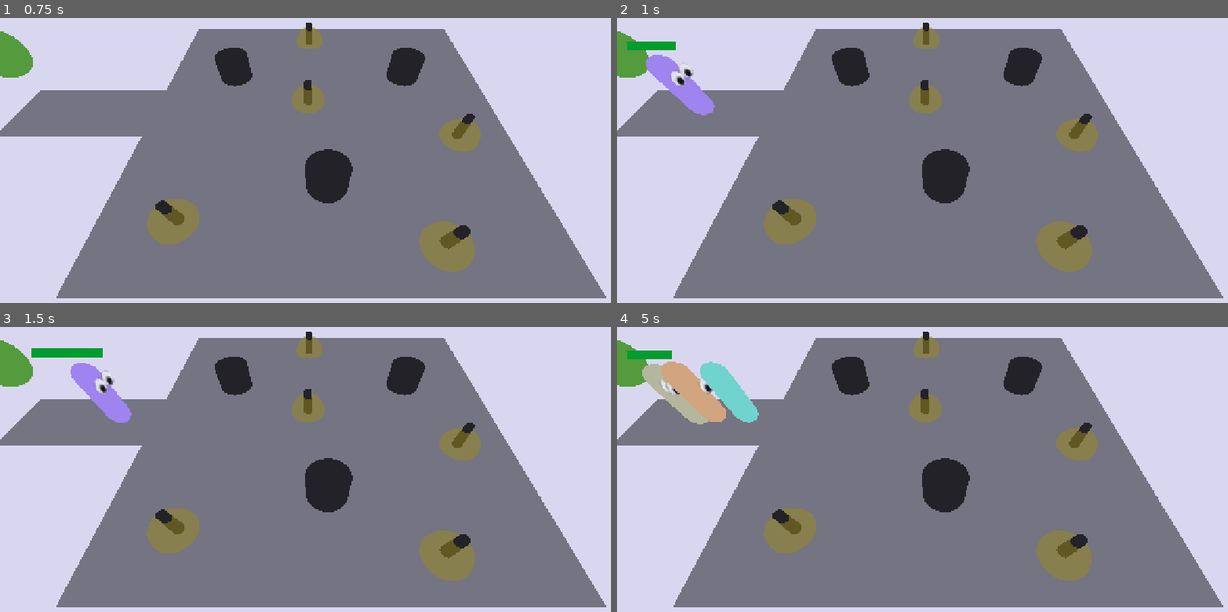
Above: before the commit, frames 1-4 (two rows, left to right).
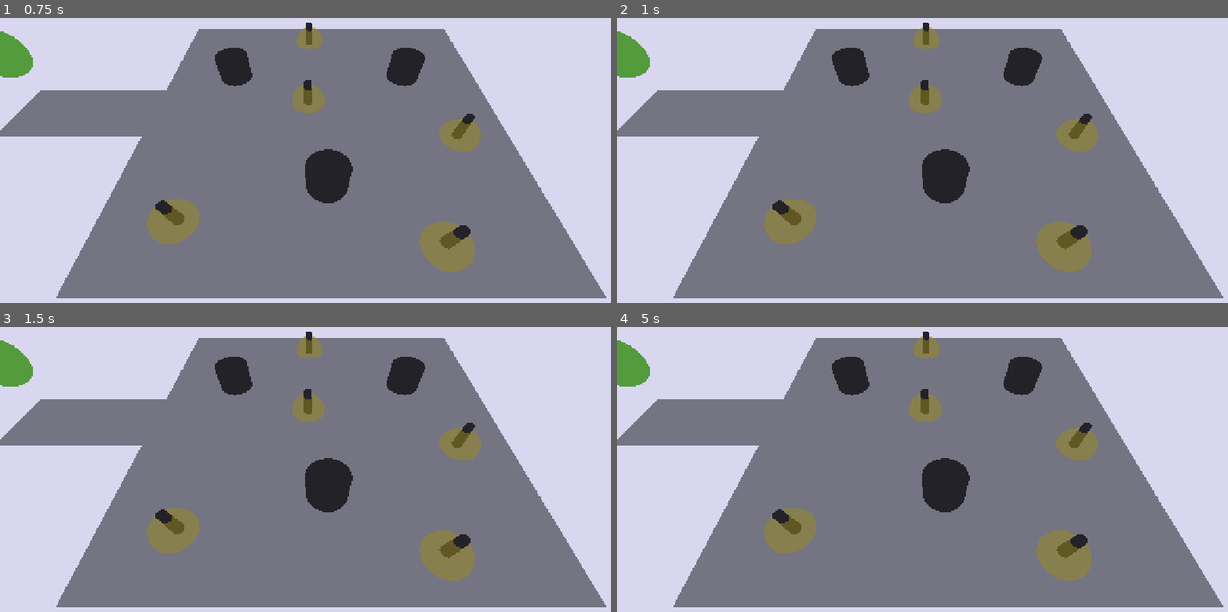
Above: after the commit, the same moments.

Repository: IkutiDev/furniture-hunter
Game: Godot game, scene res://non_persons/test_shop.tscn
Two runs of this game, one before a commit and one after it. Both use one fixed random seed, a clock stepped at 60 frames per second and the inputs below. This scene is started directly instead of the project's main scene.
Inputs (mouse positions are in pixels of both pictures, inside the frame that each line leads up to):
- Up to frame 1 (0.75 s): tap Enter at 0.5 s; move the mouse to (452, 171) at 0.52 s; press the mouse at (452, 171) at 0.53 s
- Up to frame 2 (1 s): no input
- Up to frame 3 (1.5 s): move the mouse to (189, 515) at 1.27 s; release the mouse at (189, 515) at 1.28 s; tap R (rotate) at 1.35 s; click (189, 515) at 1.42 s
- Up to frame 4 (5 s): move the mouse to (995, 421) at 2.02 s; press the mouse at (995, 421) at 2.03 s; move the mouse to (898, 569) at 2.77 s; release the mouse at (898, 569) at 2.78 s; tap R (rotate) at 2.85, 4.35 s; click (898, 569) at 2.92 s; move the mouse to (1118, 552) at 3.52 s; press the mouse at (1118, 552) at 3.53 s; move the mouse to (745, 443) at 4.27 s; release the mouse at (745, 443) at 4.28 s; click (745, 443) at 4.42 s

Frame 1 is identical in both runs. In frame 2, 1.2% of the frame differs, in the area x 1-17%, y 8-35%; in frame 3, 1.3%; in frame 4, 2.8%, in the area x 1-24%, y 8-35%.
Error before the commit: Invalid assignment of property or key 'points_of_interest' with value of type 'PackedVector3Array' on a base object of type 'Node3D (spawner.gd)'. (res://non_p…

Commit message:
addapting customer NPC to new buy framework

Diff:
--- a/non_persons/spawner.gd
+++ b/non_persons/spawner.gd
@@ -9,7 +9,7 @@
 
 @export var max_customer_count = 5
 
-var furniture_set_to_be_sold : Array[FurnitureInstance]
+@export var furniture_set_to_be_sold : Array[Node3D]
 var _customer_count = 0
 
 var is_day = false
@@ -57,10 +57,13 @@
 
 func de_spawn_customer(customer : Node3D) -> void:
 	_customer_count -= 1
+	customer.queue_free()
+	if is_instance_valid(customer):
+		await customer.tree_exited
 	if _customer_count == 0:
 		assert(_customer_count == get_tree().get_nodes_in_group("Customer").size())
 		EventBus.start_night.emit()
-	customer.queue_free()
+
 	pass
 
 
--- a/non_persons/test_buy_spot.gd
+++ b/non_persons/test_buy_spot.gd
@@ -1,19 +1,7 @@
-extends Area3D
+extends Node3D
+
+@export var current_price : int = -1
 
 
-@export var stored_items = {"fancy_book" : 75, "old_book" : 38}
-
-
-
-
-func add_item(name : String, price : int):
-	assert (!stored_items.has(name))
-	stored_items[name] = price
-	pass
-
-
-
-func remove_item(name : String):
-	assert (stored_items.has(name))
-	stored_items.erase(name)
-	pass
+func _ready() -> void:
+	print(current_price)
--- a/non_persons/test_buy_spot.tscn
+++ b/non_persons/test_buy_spot.tscn
@@ -1,8 +1,6 @@
 [gd_scene load_steps=5 format=3 uid="uid://ba0mv7d2ewfn6"]
 
-[ext_resource type="Script" path="res://non_persons/test_buy_spot.gd" id="1_0528c"]
-
-[sub_resource type="SphereShape3D" id="SphereShape3D_lj6pj"]
+[ext_resource type="Script" uid="uid://mtq67i0wodk3" path="res://non_persons/test_buy_spot.gd" id="1_0528c"]
 
 [sub_resource type="StandardMaterial3D" id="StandardMaterial3D_uxq0g"]
 transparency = 1
@@ -11,15 +9,17 @@
 [sub_resource type="SphereMesh" id="SphereMesh_3s1kx"]
 material = SubResource("StandardMaterial3D_uxq0g")
 
-[node name="TestBuySpot" type="Area3D" groups=["Shelf"]]
-collision_layer = 8
-collision_mask = 0
-monitoring = false
+[sub_resource type="SphereShape3D" id="SphereShape3D_lj6pj"]
+
+[node name="TestBuySpot" type="Node3D" groups=["Shelf"]]
 script = ExtResource("1_0528c")
-metadata/_edit_group_ = true
-
-[node name="CollisionShape3D" type="CollisionShape3D" parent="."]
-shape = SubResource("SphereShape3D_lj6pj")
 
 [node name="MeshInstance3D" type="MeshInstance3D" parent="."]
 mesh = SubResource("SphereMesh_3s1kx")
+
+[node name="RigidBody3D" type="StaticBody3D" parent="."]
+collision_layer = 8
+collision_mask = 0
+
+[node name="CollisionShape3D" type="CollisionShape3D" parent="RigidBody3D"]
+shape = SubResource("SphereShape3D_lj6pj")
--- a/non_persons/test_customer.gd
+++ b/non_persons/test_customer.gd
@@ -75,52 +75,64 @@
 
 
 func _on_think_i_chose_to_buy() -> void:
-	var objects_seen = $LookingEyes.get_overlapping_areas()
+	var objects_seen = $LookingEyes.get_overlapping_bodies()
 	if objects_seen.is_empty():
 		print("I want to buy, but I dont see anything!")
 		return
 
-	var the_shelf = objects_seen[0]
-	var item_list = the_shelf.stored_items.duplicate() as Dictionary
+	var selected_object = objects_seen[0].get_parent()
 
-	if item_list.is_empty():
-		print("I want to buy an item from a thing, but the thing has no items!")
-		energy -= 15
+
+	#if item_list.is_empty():
+		#print("I want to buy an item from a thing, but the thing has no items!")
+		#energy -= 15
+		#$StateMachine.transition_to("Think",["nothing to buy"])
+		#return
+
+	var items_price = selected_object.current_price
+
+	if items_price < 0:
+		print("I want to buy an ",selected_object ,", but it's not for sale!")
 		$StateMachine.transition_to("Think",["nothing to buy"])
+		energy -= 5
 		return
 
-	var selected_item = item_list.keys()[randi()%item_list.keys().size()]
-	var items_price = item_list[selected_item]
-
 	if items_price > money:
-		print("I want to buy an ",selected_item ,", but I cant afford it!")
+		print("I want to buy an ",selected_object ,", but I cant afford it!")
 		$StateMachine.transition_to("Think",["buy failed"])
 		energy -= 10
 		return
 	else:
 		money -= items_price
 		PlayerInventory.earn_money(items_price)
-		the_shelf.remove_item(selected_item)
-		print("I bought a ", selected_item,", I now have only this much money: ", money)
+		# call to selected_object to get sold goes here
+		print("I bought a ", selected_object,", I now have only this much money: ", money)
 		$StateMachine.transition_to("Idle",[1.5])
 
 	pass # Replace with function body.
 
 
 func _on_think_i_chose_to_browse() -> void:
-	var objects_seen = $LookingEyes.get_overlapping_areas()
+	var objects_seen = $LookingEyes.get_overlapping_bodies()
 	if objects_seen.is_empty():
-		print("I wanted to browse, but I dont see anything!")
+		print("I want to buy, but I dont see anything!")
 		return
 
-	var the_shelf = objects_seen[0]
-	var item_list = the_shelf.stored_items.duplicate() as Dictionary
+	var selected_object = objects_seen[0].get_parent()
 
-	if item_list.is_empty():
-		print("Silly me! I wanted to browse, but there are no items!")
-		energy -= 10
+	var items_price = selected_object.current_price
+
+	if items_price < 0:
+		print("I want to browse ",selected_object ,", but it's not for sale since it's ", items_price)
 		$StateMachine.transition_to("Think",["nothing to buy"])
+		energy -= 5
 		return
+
+	#if item_list.is_empty():
+		#print("Silly me! I wanted to browse, but there are no items!")
+		#energy -= 10
+		#$StateMachine.transition_to("Think",["nothing to buy"])
+		#return
 	energy -= 5
 	$StateMachine.transition_to("Idle",[3.0])
 			#
--- a/non_persons/test_shop.gd
+++ b/non_persons/test_shop.gd
@@ -1,8 +1,9 @@
 extends Node3D
 
 func _ready() -> void:
-	var points_of_interest = PackedVector3Array()
-
-	for point in $PointsOfInterest.get_children():
-		points_of_interest.push_back(point.global_position)
-	$Spawner.points_of_interest = points_of_interest
+	pass
+	#var points_of_interest = []
+#
+	#for point in $PointsOfInterest.get_children():
+		#points_of_interest.push_back(point)
+	#$Spawner.furniture_set_to_be_sold = points_of_interest
--- a/non_persons/test_shop.tscn
+++ b/non_persons/test_shop.tscn
@@ -79,9 +79,9 @@
 transform = Transform3D(1, 0, 0, 0, 1, 0, 0, 0, 1, -7, 0, 0)
 mesh = SubResource("PlaneMesh_uxq0g")
 
-[node name="Spawner" parent="." instance=ExtResource("1_w3er8")]
+[node name="Spawner" parent="." node_paths=PackedStringArray("furniture_set_to_be_sold") instance=ExtResource("1_w3er8")]
 transform = Transform3D(1, 0, 0, 0, 1, 0, 0, 0, 1, -7.5411167, 0, 0.08339167)
-desired_customer_count = 15
+furniture_set_to_be_sold = [NodePath("../PointsOfInterest/TestBuySpot"), NodePath("../PointsOfInterest/TestBuySpot2"), NodePath("../PointsOfInterest/TestBuySpot3"), NodePath("../PointsOfInterest/TestBuySpot4"), NodePath("../PointsOfInterest/TestBuySpot5")]
 
 [node name="SpawnPoint" parent="Spawner" index="0"]
 transform = Transform3D(1, 0, 0, 0, 1, 0, 0, 0, 1, 0.60138893, 0, 0)
@@ -102,17 +102,22 @@
 
 [node name="TestBuySpot" parent="PointsOfInterest" instance=ExtResource("3_3s1kx")]
 transform = Transform3D(1, 0, 0, 0, 1, 0, 0, 0, 1, -3.283576, 0, 3.5086055)
+current_price = 50
 
 [node name="TestBuySpot2" parent="PointsOfInterest" instance=ExtResource("3_3s1kx")]
 transform = Transform3D(1, 0, 0, 0, 1, 0, 0, 0, 1, 2.3487206, 0, 4.0480056)
+current_price = 409
 
 [node name="TestBuySpot3" parent="PointsOfInterest" instance=ExtResource("3_3s1kx")]
 transform = Transform3D(1, 0, 0, 0, 1, 0, 0, 0, 1, 3.5956302, 0, 1.0333915)
+current_price = 4
 
 [node name="TestBuySpot4" parent="PointsOfInterest" instance=ExtResource("3_3s1kx")]
 transform = Transform3D(1, 0, 0, 0, 1, 0, 0, 0, 1, -0.47880936, 0, -3.93156)
+current_price = 45
 
 [node name="TestBuySpot5" parent="PointsOfInterest" instance=ExtResource("3_3s1kx")]
 transform = Transform3D(1, 0, 0, 0, 1, 0, 0, 0, 1, -0.47880936, 0, -0.43681479)
+current_price = 99
 
 [editable path="Spawner"]
